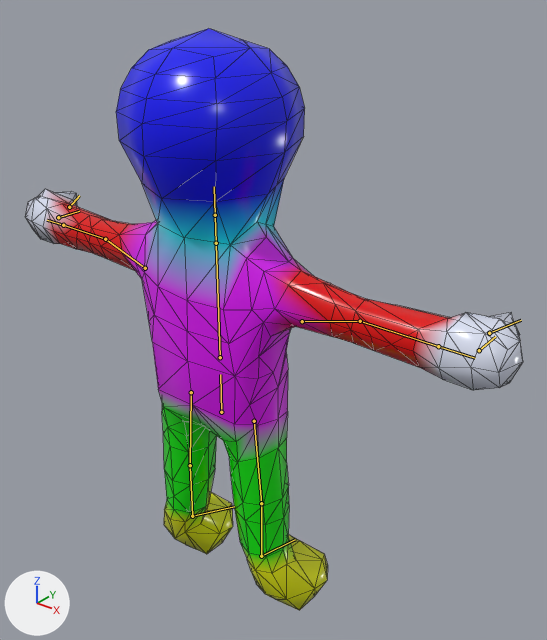
Two versions of the glTF model do-not-drop/assets/models/characters/gel/gel_body_lod2.glb, one commit apart.
Camera for both pictures: a 50 mm camera at (1.36, -1.446, 1.922) aimed at (0.06, 0.179, 0.915). The axes (+X, +Y, +Z) are drawn at lower left. The lights are the same throughout. The picture after the commit comes second. The bones that bend it are drawn over the model as lines. Mesh edges are drawn as thin lines.

In view in the first picture: 'GelBodyLOD2'.
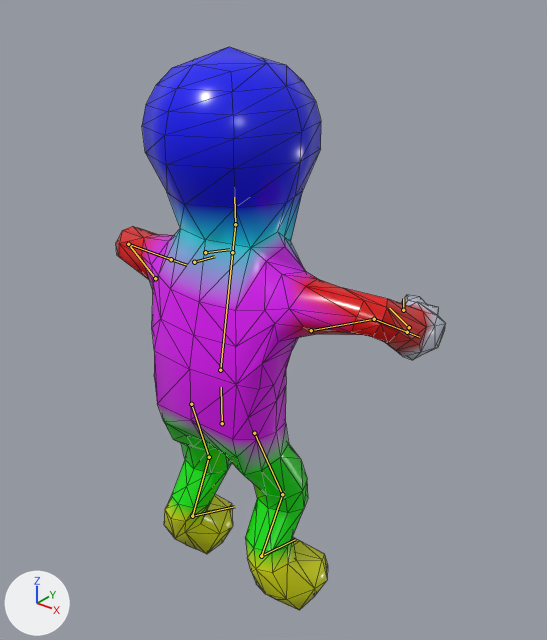
The newer file adds an action. The first version stands in its rest pose; the second is drawn at frame 12 of the action 'BlowBubble'.

Patch to the scene script:
```diff
--- a/do-not-drop/assets/models/characters/gel/gel_body_lod2.glb.py
+++ b/do-not-drop/assets/models/characters/gel/gel_body_lod2.glb.py
@@ bone_pelvis @@
 bone_pelvis = bpy.data.objects['GelSkeleton'].pose.bones['pelvis']
-bone_pelvis.location = (0.0, 0.0, 0.0)
+bone_pelvis.location = (0.0, -0.043, 0.0)
@@ bone_chest @@
 bone_chest = bpy.data.objects['GelSkeleton'].pose.bones['chest']  # child of 'pelvis'
-bone_chest.rotation_quaternion = (1.0, 0.0, 0.0, 0.0)  # degrees (0, 0, 0)
+bone_chest.rotation_quaternion = (0.995, 0.1, -0.001, -0.004)  # degrees (11, 0, -1)
@@ bone_head @@
 bone_head = bpy.data.objects['GelSkeleton'].pose.bones['head']  # child of 'neck'
-bone_head.rotation_quaternion = (1.0, 0.0, 0.0, 0.0)  # degrees (0, 0, 0)
+bone_head.rotation_quaternion = (0.995, -0.089, -0.032, -0.014)  # degrees (-10, -4, -1)
@@ bone_upper_arm_l @@
 bone_upper_arm_l = bpy.data.objects['GelSkeleton'].pose.bones['upper_arm.L']  # child of 'chest'
-bone_upper_arm_l.rotation_quaternion = (1.0, 0.0, 0.0, 0.0)  # degrees (0, 0, 0)
+bone_upper_arm_l.rotation_quaternion = (0.983, 0.069, 0.154, -0.076)  # degrees (7, 18, -8)
@@ bone_forearm_l @@
 bone_forearm_l = bpy.data.objects['GelSkeleton'].pose.bones['forearm.L']  # child of 'upper_arm.L'
-bone_forearm_l.rotation_quaternion = (1.0, 0.0, 0.0, 0.0)  # degrees (0, 0, 0)
+bone_forearm_l.rotation_quaternion = (0.688, -0.203, -0.21, -0.664)  # degrees (0, -34, -88)
@@ bone_thumb_l @@
 bone_thumb_l = bpy.data.objects['GelSkeleton'].pose.bones['thumb.L']  # child of 'hand.L'
-bone_thumb_l.rotation_quaternion = (1.0, 0.0, 0.0, 0.0)  # degrees (0, 0, 0)
+bone_thumb_l.rotation_quaternion = (0.982, 0.186, 0.033, -0.025)  # degrees (21, 4, -2)
@@ bone_upper_arm_r @@
 bone_upper_arm_r = bpy.data.objects['GelSkeleton'].pose.bones['upper_arm.R']  # child of 'chest'
-bone_upper_arm_r.rotation_quaternion = (1.0, 0.0, 0.0, 0.0)  # degrees (0, 0, 0)
+bone_upper_arm_r.rotation_quaternion = (0.983, 0.069, -0.154, 0.076)  # degrees (7, -18, 8)
@@ bone_forearm_r @@
 bone_forearm_r = bpy.data.objects['GelSkeleton'].pose.bones['forearm.R']  # child of 'upper_arm.R'
-bone_forearm_r.rotation_quaternion = (1.0, 0.0, 0.0, 0.0)  # degrees (0, 0, 0)
+bone_forearm_r.rotation_quaternion = (0.688, -0.203, 0.21, 0.664)  # degrees (0, 34, 88)
@@ bone_thumb_r @@
 bone_thumb_r = bpy.data.objects['GelSkeleton'].pose.bones['thumb.R']  # child of 'hand.R'
-bone_thumb_r.rotation_quaternion = (1.0, 0.0, 0.0, 0.0)  # degrees (0, 0, 0)
+bone_thumb_r.rotation_quaternion = (0.982, 0.186, -0.033, 0.025)  # degrees (21, -4, 2)
@@ bone_thigh_l @@
 bone_thigh_l = bpy.data.objects['GelSkeleton'].pose.bones['thigh.L']  # child of 'pelvis'
-bone_thigh_l.rotation_quaternion = (1.0, 0.0, 0.0, 0.0)  # degrees (0, 0, 0)
+bone_thigh_l.rotation_quaternion = (0.985, -0.172, -0.009, -0.008)  # degrees (-20, -1, -1)
@@ bone_shin_l @@
 bone_shin_l = bpy.data.objects['GelSkeleton'].pose.bones['shin.L']  # child of 'thigh.L'
-bone_shin_l.rotation_quaternion = (1.0, 0.0, 0.0, 0.0)  # degrees (0, 0, 0)
+bone_shin_l.rotation_quaternion = (0.916, 0.402, -0.006, 0.023)  # degrees (47, -2, 2)
@@ bone_foot_l @@
 bone_foot_l = bpy.data.objects['GelSkeleton'].pose.bones['foot.L']  # child of 'shin.L'
-bone_foot_l.rotation_quaternion = (1.0, 0.0, 0.0, 0.0)  # degrees (0, 0, 0)
+bone_foot_l.rotation_quaternion = (0.971, -0.237, 0.029, -0.001)  # degrees (-27, 3, -1)
@@ bone_thigh_r @@
 bone_thigh_r = bpy.data.objects['GelSkeleton'].pose.bones['thigh.R']  # child of 'pelvis'
-bone_thigh_r.rotation_quaternion = (1.0, 0.0, 0.0, 0.0)  # degrees (0, 0, 0)
+bone_thigh_r.rotation_quaternion = (0.985, -0.17, 0.014, 0.009)  # degrees (-20, 2, 1)
@@ bone_shin_r @@
 bone_shin_r = bpy.data.objects['GelSkeleton'].pose.bones['shin.R']  # child of 'thigh.R'
-bone_shin_r.rotation_quaternion = (1.0, 0.0, 0.0, 0.0)  # degrees (0, 0, 0)
+bone_shin_r.rotation_quaternion = (0.916, 0.402, 0.006, -0.023)  # degrees (47, 2, -2)
@@ bone_foot_r @@
 bone_foot_r = bpy.data.objects['GelSkeleton'].pose.bones['foot.R']  # child of 'shin.R'
-bone_foot_r.rotation_quaternion = (1.0, 0.0, 0.0, 0.0)  # degrees (0, 0, 0)
+bone_foot_r.rotation_quaternion = (0.971, -0.238, -0.029, 0.001)  # degrees (-28, -3, 1)
```

Location of each change, [x1, y1, x2, y2] in pixels of the pictures (547 x 640 px):
'GelBodyLOD2', posed (34% narrower): before [25, 28, 523, 610]; after [116, 47, 446, 610]
bone 'pelvis', root to tip: before (221, 412) to (220, 374); after (222, 423) to (221, 387)
bone 'chest', root to tip: before (220, 357) to (216, 243); after (220, 370) to (232, 252)
bone 'head', root to tip: before (215, 215) to (214, 186); after (235, 224) to (234, 197)
bone 'upper_arm.L', root to tip: before (145, 268) to (105, 239); after (155, 278) to (128, 244)
bone 'forearm.L', root to tip: before (105, 239) to (63, 225); after (128, 244) to (171, 259)
bone 'thumb.L', root to tip: before (69, 207) to (79, 195); after (205, 252) to (229, 249)
bone 'upper_arm.R', root to tip: before (302, 321) to (360, 321); after (311, 330) to (374, 319)
bone 'forearm.R', root to tip: before (360, 321) to (438, 346); after (374, 319) to (407, 332)
bone 'thumb.R', root to tip: before (489, 333) to (521, 320); after (403, 310) to (403, 298)
bone 'thigh.L', root to tip: before (191, 392) to (190, 465); after (191, 404) to (209, 457)
bone 'shin.L', root to tip: before (190, 465) to (192, 516); after (209, 457) to (192, 516)
bone 'thigh.R', root to tip: before (254, 421) to (261, 503); after (254, 433) to (282, 494)
bone 'shin.R', root to tip: before (261, 503) to (261, 556); after (282, 494) to (261, 556)
